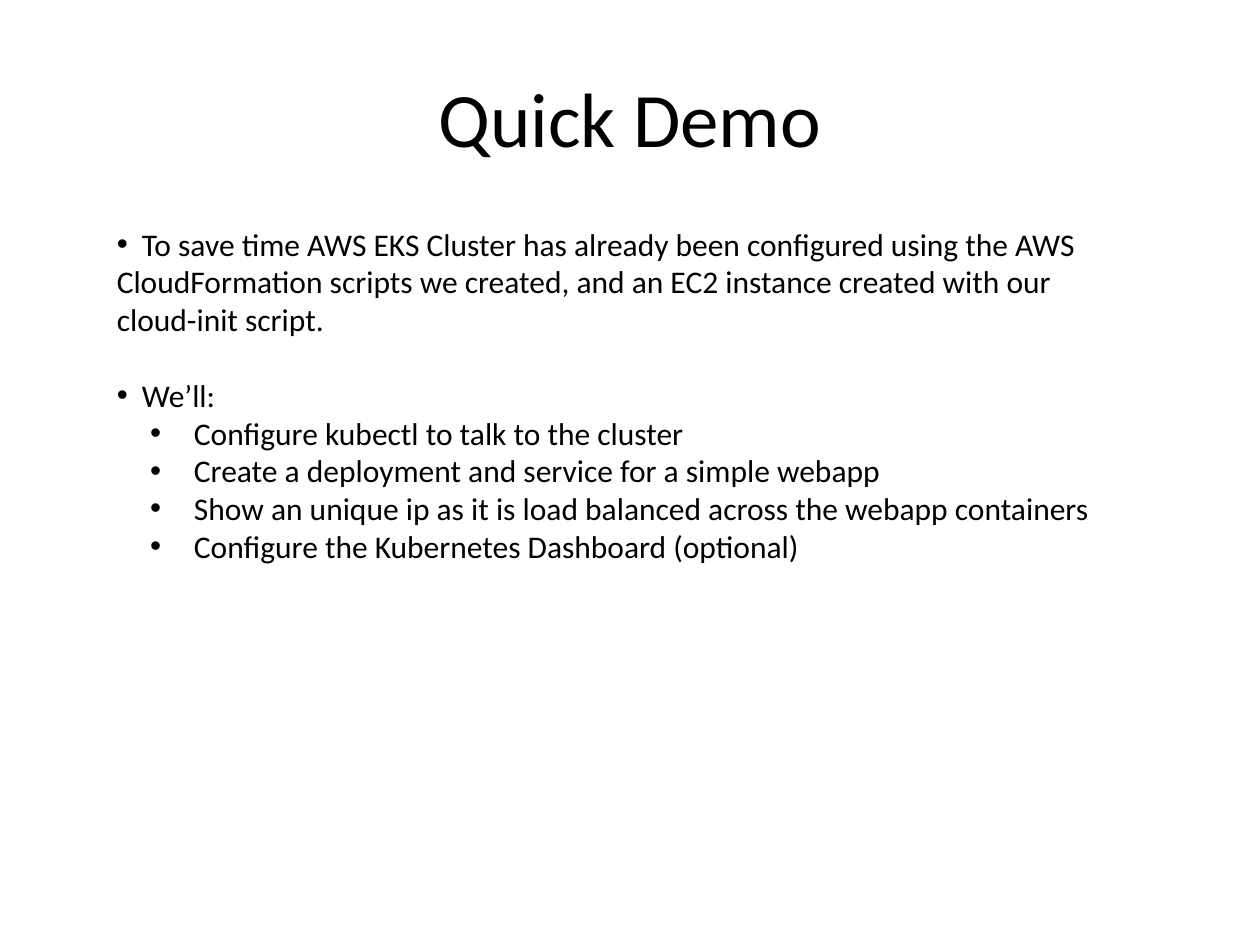
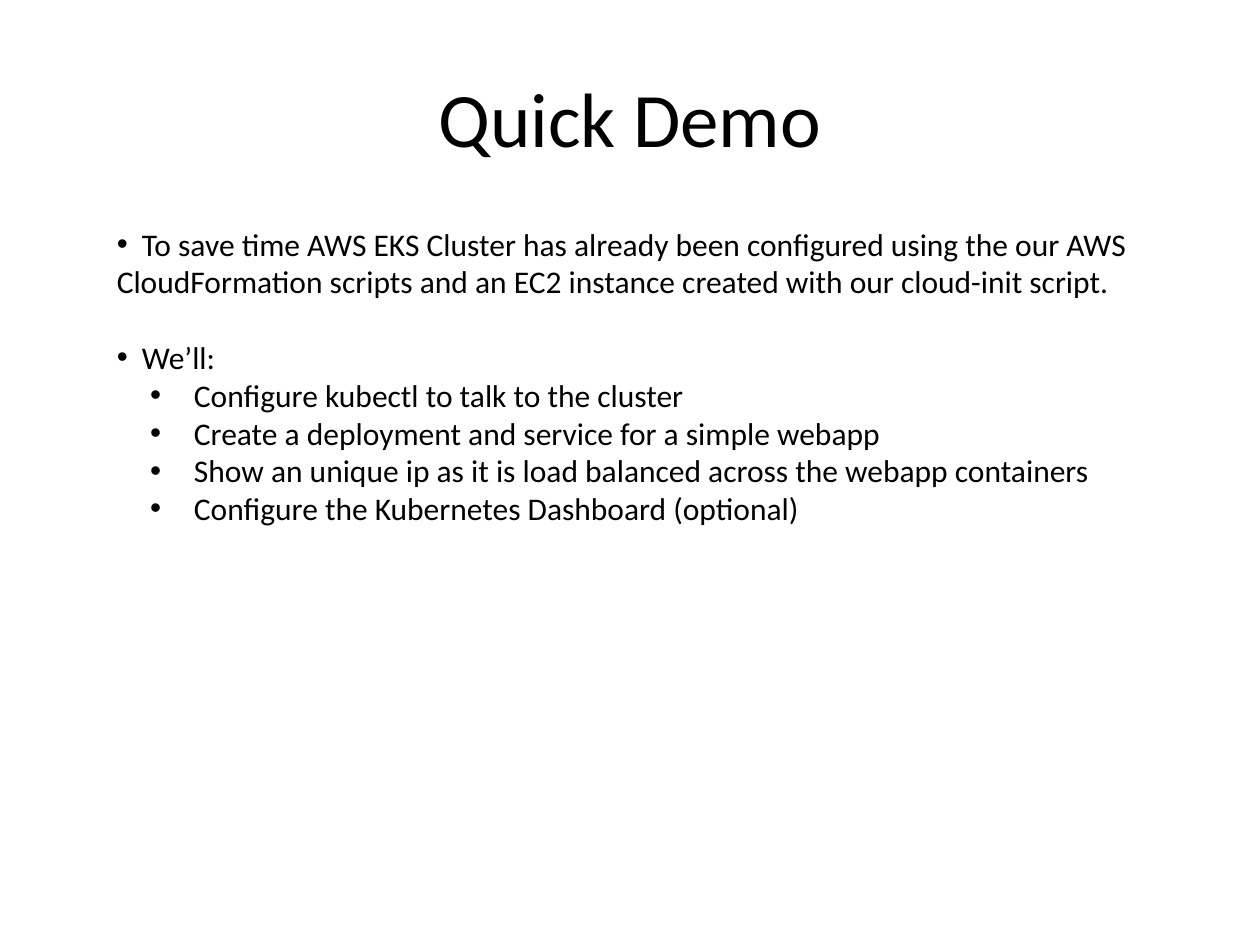
Before and after one commit to kskalvar/aws-eks-cluster-quickstart, a slide deck: slide 9 of slides/AWS-EKS-Cluster-Quickstart.pptx. Drawn at 1260x945 pixels with LibreOffice and Linux fonts; fonts in the diff are those of the drawing; background and template pictures are left out. Boxes give left, top, right and bottom in pixels: in the first picture for what was removed or moved away, otherwise in the second. Text is boxed around its words. In the diff, an @@ line names an element or a change of style, - is before the commit and + after.

Commit message:
Updated slides

```diff
--- a/slides/AWS-EKS-Cluster-Quickstart.pptx
+++ b/slides/AWS-EKS-Cluster-Quickstart.pptx
@@ text at [117,234,1125,298]: text changed @@
-• To save time AWS EKS Cluster has already been configured using the AWS CloudFormation scripts we created, and an EC2 instance created with our cloud-init script.
+• To save time AWS EKS Cluster has already been configured using the our AWS CloudFormation scripts and an EC2 instance created with our cloud-init script.
```
Also in this commit, not shown: 1 other slide changed.
